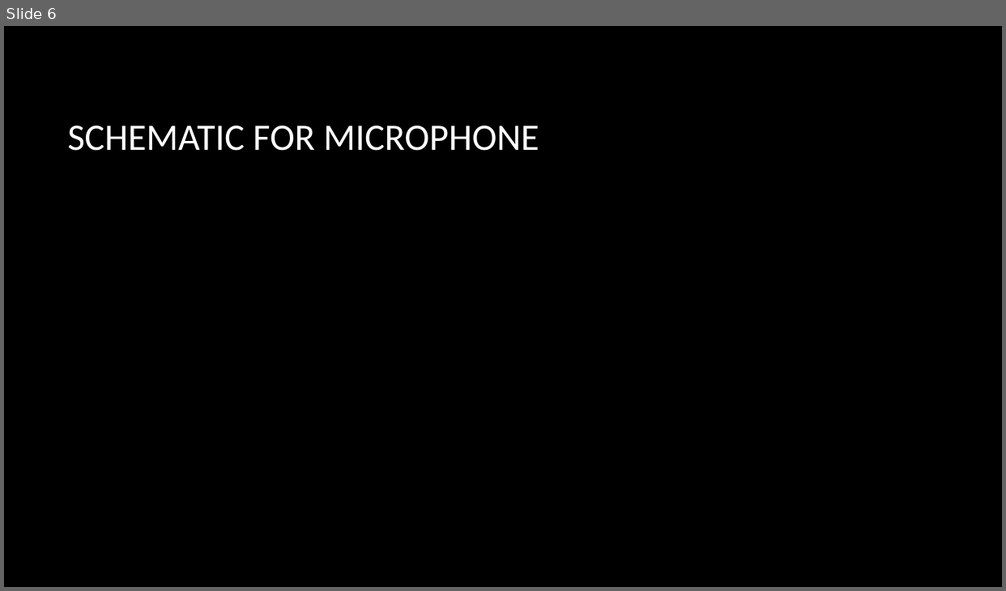
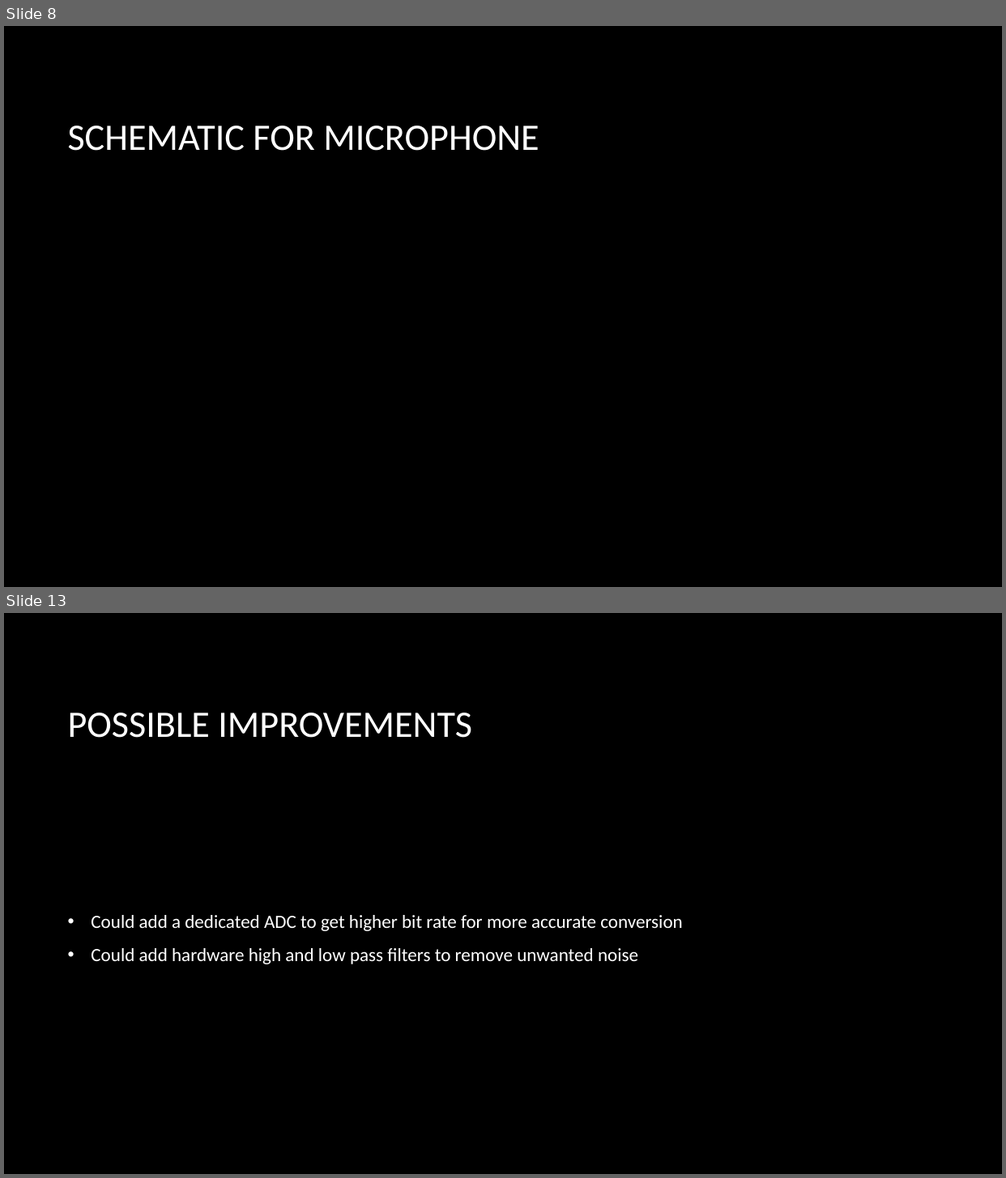
Before and after one commit to TheJonBovi/Pitch_Identifier, a slide deck: embedded C project .pptx. Shown one above the other, each under a label of ours: slide 6 before the commit, slides 8 and 13 after it; the slides between them are not shown. The pictures are 1006x591 and 1006x1178 pixels, drawn with LibreOffice and Linux fonts; fonts in the diff are those of the drawing; background and template pictures are left out. Boxes give left, top, right and bottom in pixels: in the first picture for what was removed or moved away, otherwise in the second. Text is boxed around its words. In the diff, an @@ line names an element or a change of style, - is before the commit and + after.

```diff
--- a/embedded C project .pptx
+++ b/embedded C project .pptx
@@ slide 13 added at bbox=[4, 613, 1002, 1174], background picture (left out) @@
@@ title added at bbox=[68, 713, 472, 738], 36 pt, text #FFFFFF @@
+POSSIBLE IMPROVEMENTS
@@ text added at bbox=[91, 915, 683, 965], 18 pt, text #FFFFFF @@
+• Could add a dedicated ADC to get higher bit rate for more accurate conversion
+• Could add hardware high and low pass filters to remove unwanted noise
@@ what was slide 6 is now slide 8 @@
```
Also in this commit, not shown: 8 slides changed, 5 other slides added, 2 slides removed.
